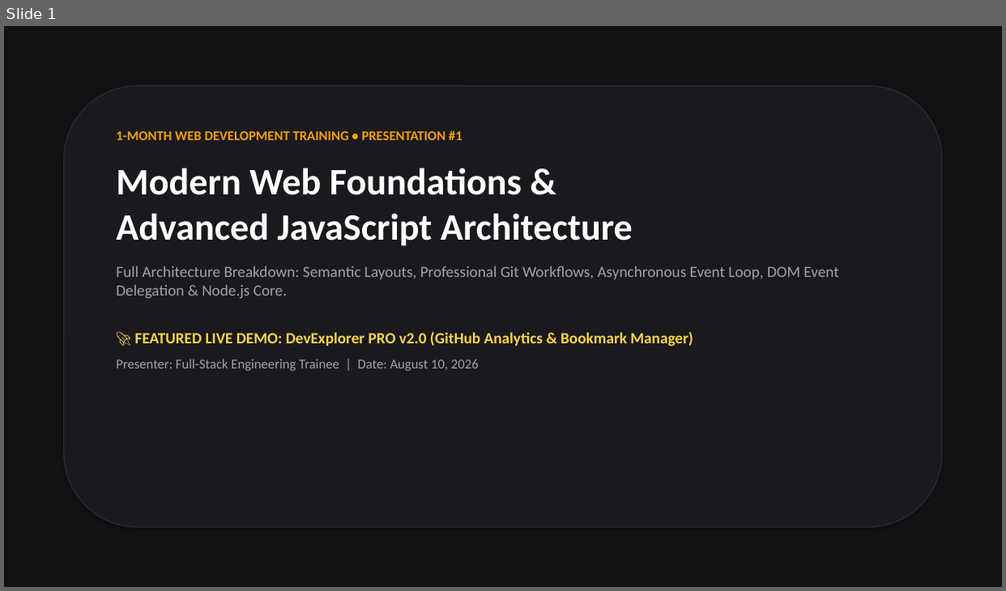
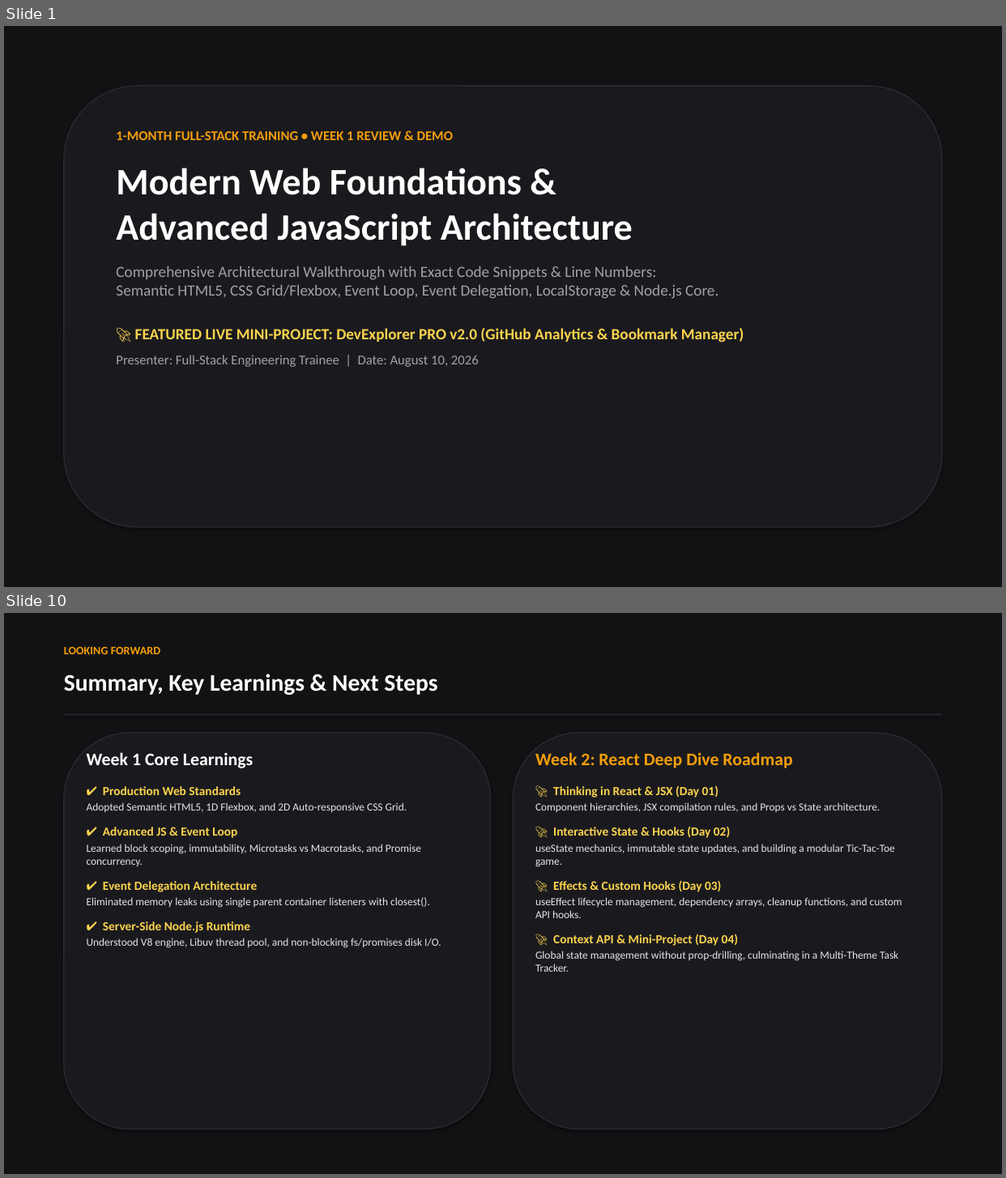
Before and after one commit to wasi-747/1-month-training-resources, a slide deck: Week_1_Presentation_Obsidian_Gold.pptx. Shown one above the other, each under a label of ours: slide 1 before the commit, slides 1 and 10 after it; the slides between them are not shown. The pictures are 1006x591 and 1006x1178 pixels, drawn with LibreOffice and Linux fonts; fonts in the diff are those of the drawing. Boxes give left, top, right and bottom in pixels: in the first picture for what was removed or moved away, otherwise in the second. Text is boxed around its words. In the diff, an @@ line names an element or a change of style, - is before the commit and + after.

Commit message:
feat: enhance Obsidian Gold PPTX with real code snippets, line numbers, and live demo cheat sheet

```diff
--- a/Week_1_Presentation_Obsidian_Gold.pptx
+++ b/Week_1_Presentation_Obsidian_Gold.pptx
@@ slide 10 added at (4, 613, 1002, 1174), background #FFFFFF @@
@@ rectangle added at (4, 613, 1002, 1174), fill #121214 @@
@@ text added at (64, 646, 160, 654), 11 pt, text #F59E0B, bold @@
+LOOKING FORWARD
@@ text added at (64, 674, 437, 695), 23 pt, text #FFFFFF, bold @@
+Summary, Key Learnings & Next Steps
@@ rectangle added at (64, 714, 942, 715), fill #2A2A32 @@
@@ rounded rectangle added at (64, 733, 491, 1130), fill #1A1A1E, outline #2A2A32 1 pt @@
@@ rounded rectangle added at (513, 733, 942, 1130), fill #1A1A1E, outline #2A2A32 1 pt @@
@@ text added at (87, 752, 441, 948), 10.5 pt, text #E4E4E7 @@
+Week 1 Core Learnings
+✔ Production Web Standards
+Adopted Semantic HTML5, 1D Flexbox, and 2D Auto-responsive CSS Grid.
+✔ Advanced JS & Event Loop
+Learned block scoping, immutability, Microtasks vs Macrotasks, and Promise concurrency.
+✔ Event Delegation Architecture
+Eliminated memory leaks using single parent container listeners with closest().
+✔ Server-Side Node.js Runtime
+Understood V8 engine, Libuv thread pool, and non-blocking fs/promises disk I/O.
@@ text added at (535, 752, 902, 972), 10.5 pt, text #E4E4E7 @@
+Week 2: React Deep Dive Roadmap
+🚀 Thinking in React & JSX (Day 01)
+Component hierarchies, JSX compilation rules, and Props vs State architecture.
+🚀 Interactive State & Hooks (Day 02)
+useState mechanics, immutable state updates, and building a modular Tic-Tac-Toe game.
+🚀 Effects & Custom Hooks (Day 03)
+useEffect lifecycle management, dependency arrays, cleanup functions, and custom API hooks.
+🚀 Context API & Mini-Project (Day 04)
+Global state management without prop-drilling, culminating in a Multi-Theme Task Tracker.
@@ slide 1 changed as well @@
@@ text at (116, 131, 453, 140): text changed @@
-1-MONTH WEB DEVELOPMENT TRAINING • PRESENTATION #1
+1-MONTH FULL-STACK TRAINING • WEEK 1 REVIEW & DEMO
@@ text at (116, 266, 744, 343): text changed @@
-Full Architecture Breakdown: Semantic Layouts, Professional Git Workflows, Asynchronous Event Loop, DOM Event Delegation & Node.js Core.
-🚀 FEATURED LIVE DEMO: DevExplorer PRO v2.0 (GitHub Analytics & Bookmark Manager)
+Comprehensive Architectural Walkthrough with Exact Code Snippets & Line Numbers:
+Semantic HTML5, CSS Grid/Flexbox, Event Loop, Event Delegation, LocalStorage & Node.js Core.
+🚀 FEATURED LIVE MINI-PROJECT: DevExplorer PRO v2.0 (GitHub Analytics & Bookmark Manager)
```
Also in this commit, not shown: 5 other slides changed, 3 other slides added, 3 slides removed, 1 other file.
